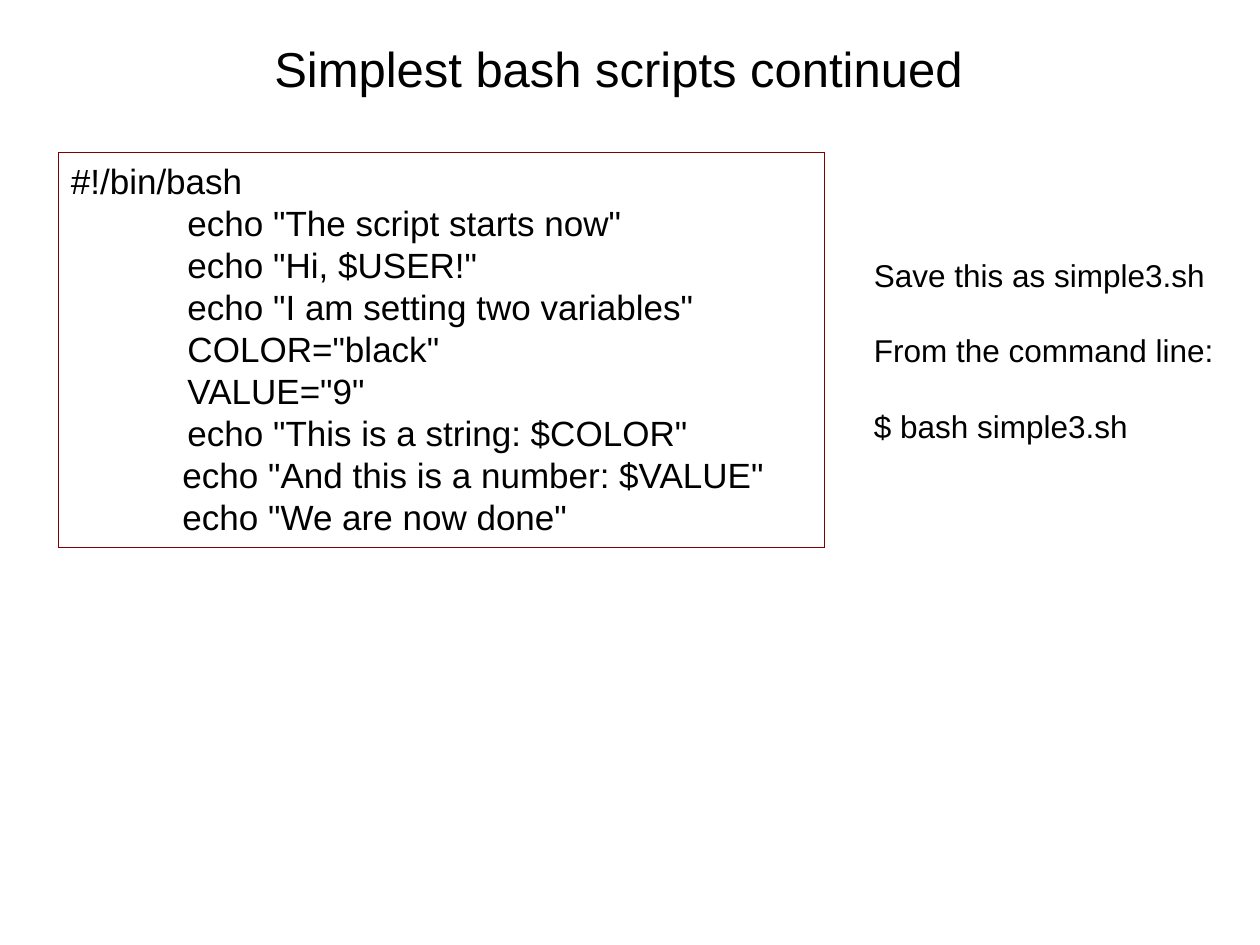
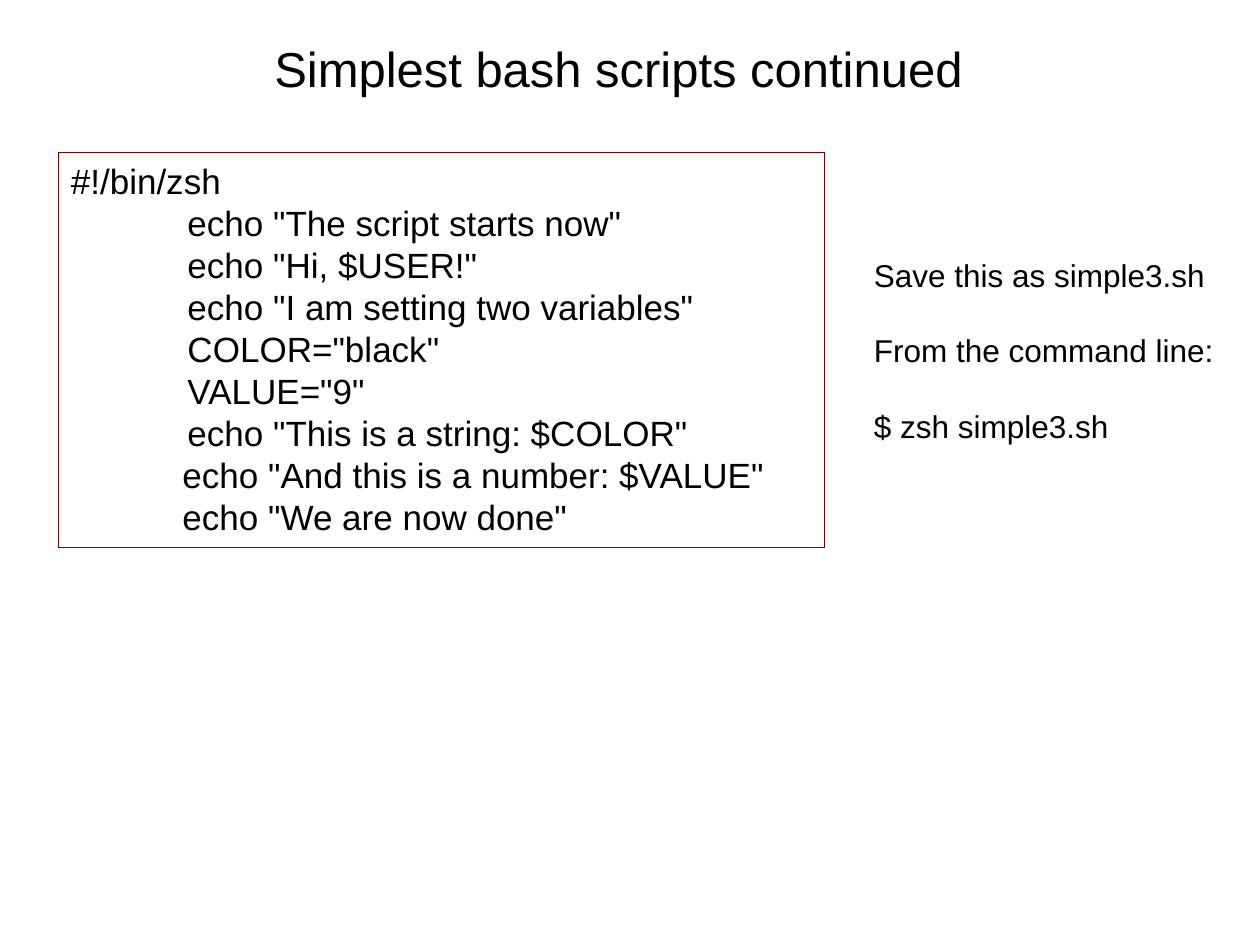
Before and after one commit to tparchman/F25_BIOL792, a slide deck: slide 16 of week3_unixIII/week3.pptx. Drawn at 1260x945 pixels with LibreOffice and Linux fonts; fonts in the diff are those of the drawing. Boxes give left, top, right and bottom in pixels: in the first picture for what was removed or moved away, otherwise in the second. Text is boxed around its words. In the diff, an @@ line names an element or a change of style, - is before the commit and + after.

```diff
--- a/week3_unixIII/week3.pptx
+++ b/week3_unixIII/week3.pptx
@@ text in rectangle at (x1=71, y1=168, x2=221, y2=195): text changed @@
-#!/bin/bash
+#!/bin/zsh
@@ text at (x1=900, y1=415, x2=1108, y2=444): text changed @@
-$ bash simple3.sh
+$ zsh simple3.sh
```
Also in this commit, not shown: 3 other slides changed.
